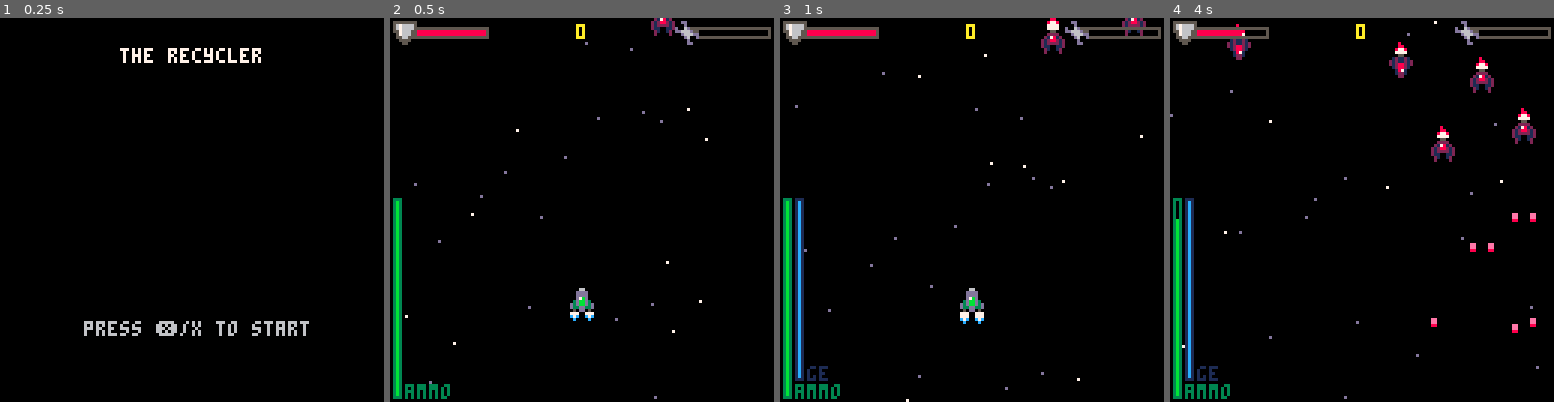
Above: before the commit, frames 1-4 (left to right).
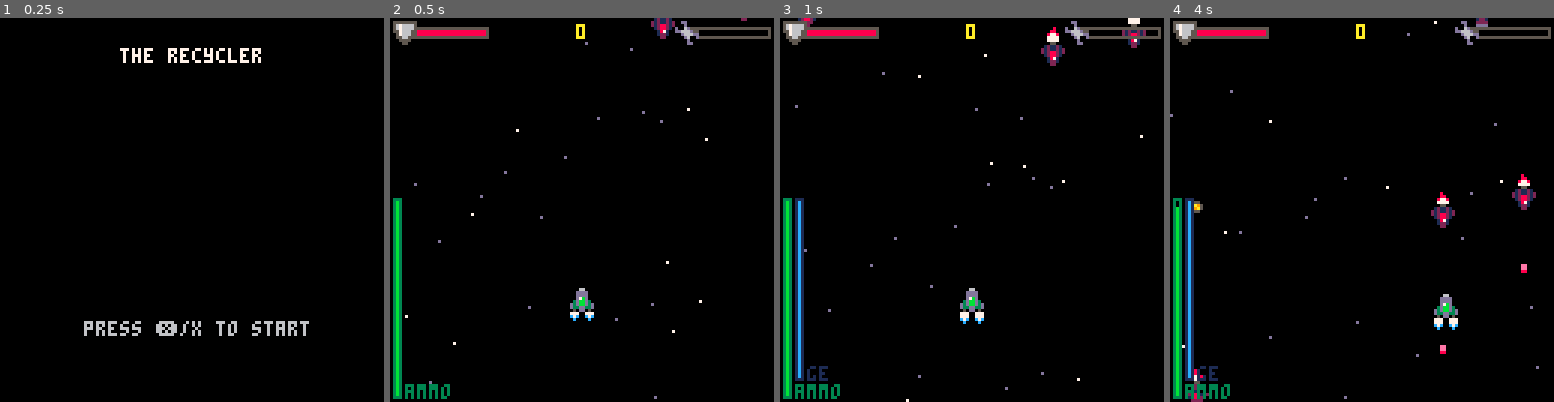
Above: after the commit, the same moments.

Repository: Sreaz0ne/the-recycler-p8
Game: PICO-8 cartridge the_recycler.p8
Two runs of this game, one before a commit and one after it. Both use one fixed random seed, a clock stepped at 60 frames per second and the inputs below.
Inputs:
- Up to frame 1 (0.25 s): no input
- Up to frame 2 (0.5 s): tap X (X key) at 0.33 s
- Up to frame 3 (1 s): tap O (Z key) at 0.7 s
- Up to frame 4 (4 s): tap X (X key) at 1.07, 1.85, 2.97 s; hold Right 1.6-2.1 s; tap O (Z key) every 0.4 s from 1.7 to 3.7 s; hold Up 2.15-2.42 s; hold Right 2.47-3.03 s; hold Left 3.08-3.58 s; hold Down 3.63-3.97 s

Frame 1 is identical in both runs. In frame 2, 0.2% of the frame differs, in the area x 67-93%, y 0-6%; in frame 3, 0.8%; in frame 4, 3.2%, in the area x 1-96%, y 0-100%.

Commit message:
Adding bomber enemy

Diff:
--- a/the_recycler.p8
+++ b/the_recycler.p8
@@ -387,9 +387,9 @@
 			sprt=nil,
 			gun={}
 	}
-	local r=flr(rnd(101))
+	local r=flr(rnd(100))
 	if r>=0
-	and r<41 then
+	and r<40 then
 		e.speed=0.3
 		e.hp=2
 		e.sprt=32
@@ -400,8 +400,8 @@
 			x=3,
 			y=8
 		})
-	elseif r>=41
-	and r<81 then
+	elseif r>=40
+	and r<65 then
 		e.speed=0.2
 		e.hp=3
 		e.sprt=33
@@ -416,8 +416,8 @@
 			x=6,
 			y=8
 		})
- elseif r>=81
-	and r<101 then
+ elseif r>=65
+	and r<85 then
 		e.speed=0.1
 		e.hp=4
 		e.sprt=34
@@ -427,6 +427,17 @@
 			x=2,
 			y=8
 		})
+	elseif r>=85
+	and r<100 then
+		e.speed=0.7
+		e.hp=4
+		e.sprt=35
+		e.scre=200
+		add(e.gun,{
+			b=get_btype(55),
+			x=2,
+			y=0
+		})
 	end
 	return e
 end
@@ -515,7 +526,7 @@
 			sprt=49,
 			box={x1=3,x2=4,y1=5,y2=7},
 			speed=-0.6,
-			ammo=1
+			ammo=2
 		}
 	elseif sprt==54 then
 		b={
@@ -523,7 +534,16 @@
 			sprt=54,
 			box={x1=2,x2=5,y1=4,y2=7},
 			speed=-0.7,
-			ammo=3
+			ammo=4
+		}
+	elseif sprt==55 then
+		b={
+			btype="b",
+			sprt=55,
+			box={x1=2,x2=5,y1=2,y2=5},
+			speed=-0.05,
+			ammo=10,
+			time_2_expld=5
 		}
 	end
 	return b
@@ -562,13 +582,20 @@
 					e_take_dmg(e,1)
 				end
 			end
-		elseif b.btype=="e" then
+		elseif b.btype=="e"
+		    or b.btype=="b" then
 			if coll(b,plyr)
 			and plyr.hp>0
-			and plyr.invul<=0 then
+			and plyr.invul<=0
+			and b.btype=="e" then
 				del(bullets,b)
 				plyr_take_dmg(1)
 			end
+
+			if b.btype=="b" then
+
+			end
+
 			if coll(b,vcm)
 			and isvcm==1 then
 				local vacuumed=vacuum(b)
@@ -1054,20 +1081,20 @@
 00000000000000000000000000000000000000000000000000000000000000000008800000877800000880000000800000000000000000000000000000000000
 00000000000000000000000000000000000000000000000000000000000000000087780000777700008778000008800000000000000000000000000000000000
 00000000000000000000000000000000000000000000000000000000000000000077770000777700007777000087780000000000000000000000000000000000
-00055000000550002005500200000000000000000000000000000000000000000000000000000000000000000000000000000000000000000000000000000000
-01211210002222002122221200000000000000000000000000000000000000000000000000000000000000000000000000000000000000000000000000000000
-21211212021781202118711200000000000000000000000000000000000000000000000000000000000000000000000000000000000000000000000000000000
-21288212212882120018810000000000000000000000000000000000000000000000000000000000000000000000000000000000000000000000000000000000
-01288210212222120018810000000000000000000000000000000000000000000000000000000000000000000000000000000000000000000000000000000000
-00187100211001120012210000000000000000000000000000000000000000000000000000000000000000000000000000000000000000000000000000000000
-00122100021001200022220000000000000000000000000000000000000000000000000000000000000000000000000000000000000000000000000000000000
-000220000200002000dddd0000000000000000000000000000000000000000000000000000000000000000000000000000000000000000000000000000000000
+00055000000550002005500200055000000000000000000000000000000000000000000000000000000000000000000000000000000000000000000000000000
+01211210002222002122221200222200000000000000000000000000000000000000000000000000000000000000000000000000000000000000000000000000
+21211212021781202118711200022000000000000000000000000000000000000000000000000000000000000000000000000000000000000000000000000000
+21288212212882120018810000011000000000000000000000000000000000000000000000000000000000000000000000000000000000000000000000000000
+01288210212222120018810022187122000000000000000000000000000000000000000000000000000000000000000000000000000000000000000000000000
+00187100211001120012210001288210000000000000000000000000000000000000000000000000000000000000000000000000000000000000000000000000
+00122100021001200022220000222200000000000000000000000000000000000000000000000000000000000000000000000000000000000000000000000000
+000220000200002000dddd0000022000000000000000000000000000000000000000000000000000000000000000000000000000000000000000000000000000
 00033000000000005555555500dd000005650065d600000000000000000000000000000000000000000000000000000000000000000000000000000000000000
 000bb0000000000056766665000d00000056006660033d0000000000000000000000000000000000000000000000000000000000000000000000000000000000
-000bb0000000000056766665d006d555000005550063b66000000000000000000000000000000000000000000000000000000000000000000000000000000000
-000000000000000055766655dd666d55565000000333b6d600088000000000000000000000000000000000000000000000000000000000000000000000000000
-00000000000000000576665000d666dd5660005003bbbbbd008e8800000000000000000000000000000000000000000000000000000000000000000000000000
-00000000000ee00005566550000d600d057505500663b6d0008ee800000000000000000000000000000000000000000000000000000000000000000000000000
+000bb0000000000056766665d006d555000005550063b66000000000000550000000000000000000000000000000000000000000000000000000000000000000
+000000000000000055766655dd666d55565000000333b6d600088000005a9500000e800000000000000000000000000000000000000000000000000000000000
+00000000000000000576665000d666dd5660005003bbbbbd008e88000059a5000008800000000000000000000000000000000000000000000000000000000000
+00000000000ee00005566550000d600d057505500663b6d0008ee800000550000000000000000000000000000000000000000000000000000000000000000000
 00000000000ee000005555000000d000056606500063b60d008e8800000000000000000000000000000000000000000000000000000000000000000000000000
 0000000000088000000550000000dd00005505500000060600088000000000000000000000000000000000000000000000000000000000000000000000000000
 55555555555555550000066666600000000000555500000000000060060000000000000000000000000000000000000000000000000000000000000000000000
